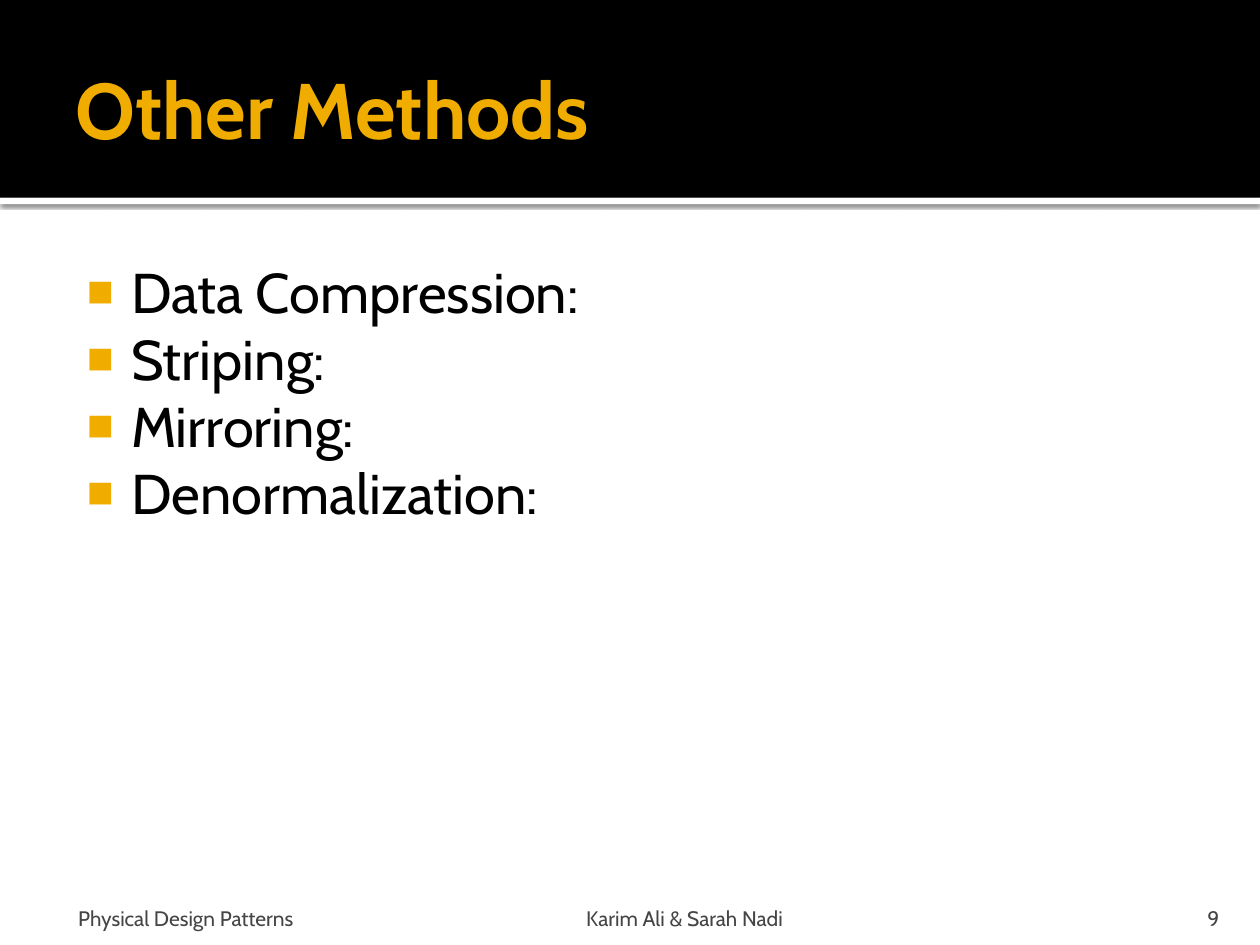
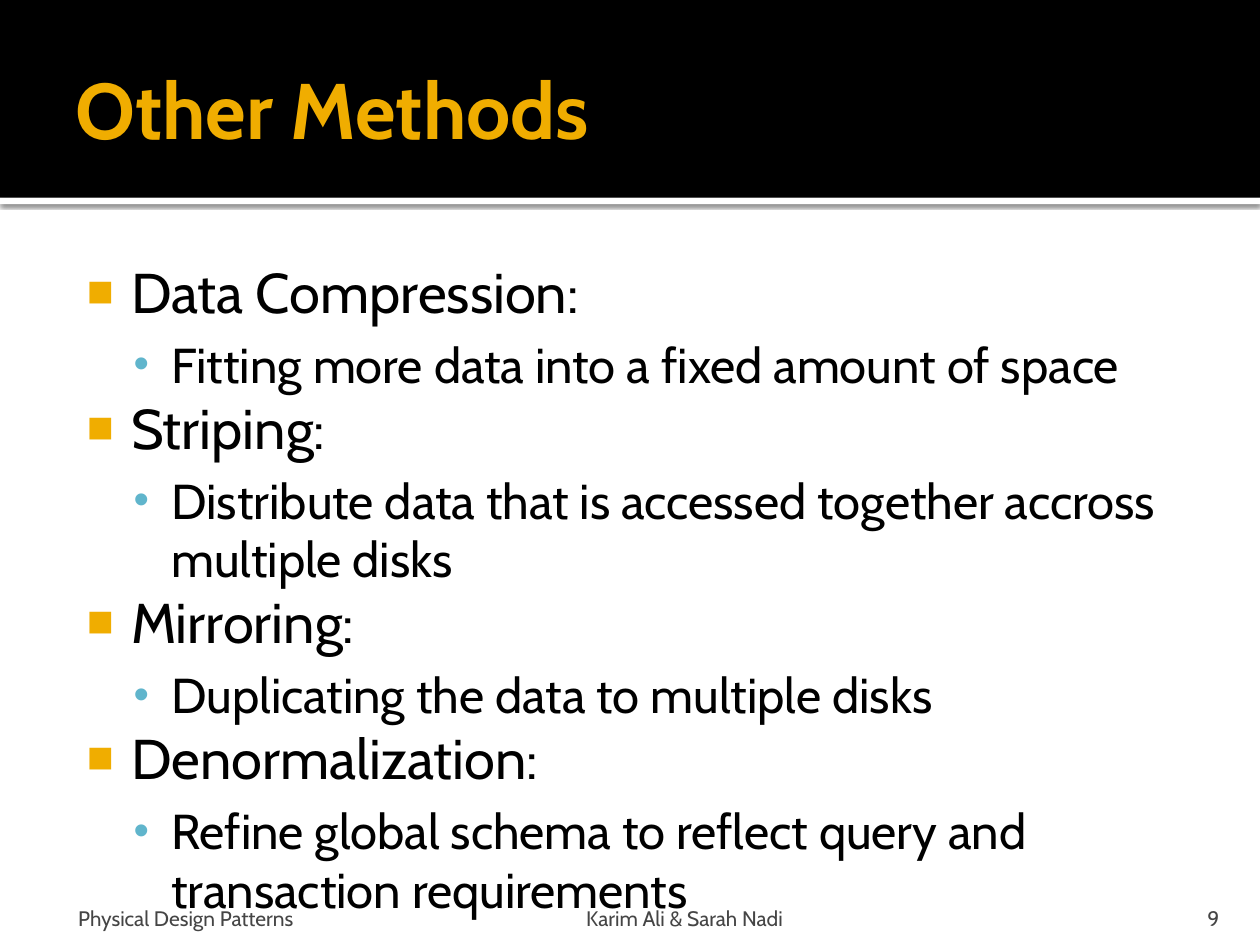
Before and after one commit to snadi/cs848-db, a slide deck: slide 9 of cs848-db/PhysDesignPres.pptx. Drawn at 1260x945 pixels with LibreOffice and Linux fonts; fonts in the diff are those of the drawing. Boxes give left, top, right and bottom in pixels: in the first picture for what was removed or moved away, otherwise in the second. Text is boxed around its words. In the diff, an @@ line names an element or a change of style, - is before the commit and + after.

```diff
--- a/cs848-db/PhysDesignPres.pptx
+++ b/cs848-db/PhysDesignPres.pptx
@@ text at bbox=[171, 346, 1119, 394]: paragraph added @@
+  • Fitting more data into a fixed amount of space
@@ text at bbox=[171, 482, 1155, 589]: paragraph added @@
+  • Distribute data that is accessed together accross multiple disks
@@ text at bbox=[171, 676, 932, 725]: paragraph added @@
+  • Duplicating the data to multiple disks
@@ text at bbox=[171, 812, 1026, 860]: paragraph added @@
+  • Refine global schema to reflect query and transaction requirements
```
Also in this commit, not shown: 4 other slides changed, 1 slide removed, 2 other files.
